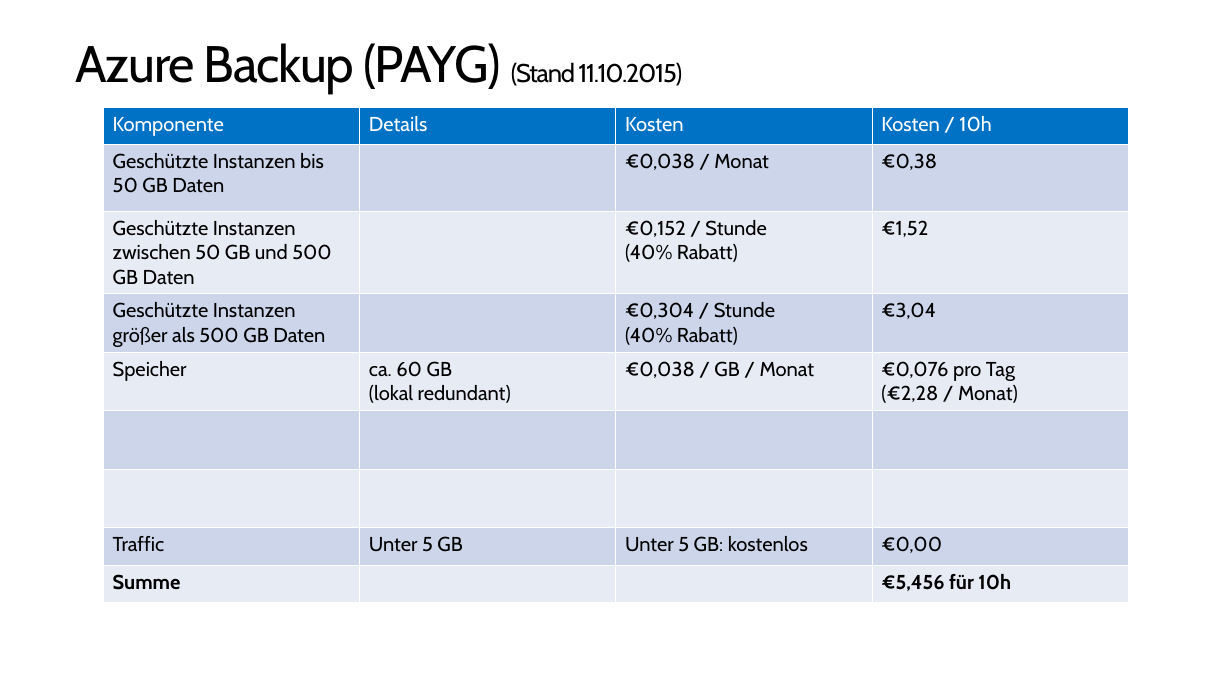
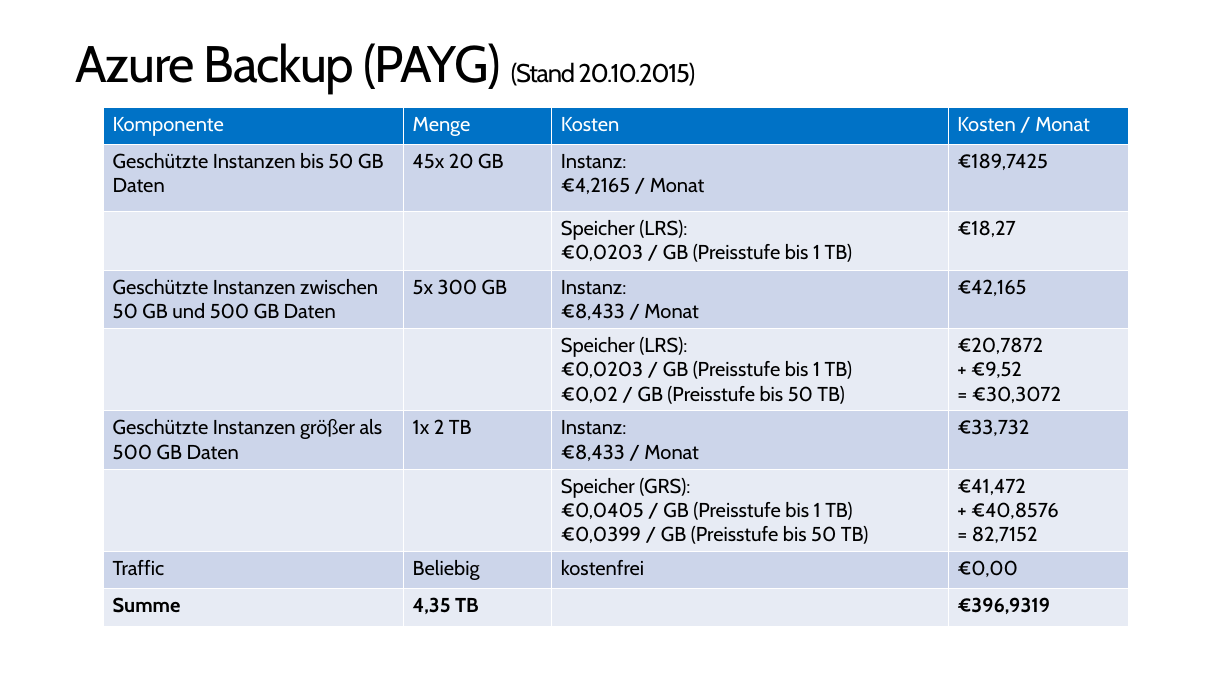
Before and after one commit to pkirch/hybridit15, a slide deck: slide 8 of Modul3/FY16Q2 Azure Kosten & Sicherheit (IT Camp Hybrid IT).pptx. Drawn at 1232x693 pixels with LibreOffice and Linux fonts; fonts in the diff are those of the drawing. Boxes give left, top, right and bottom in pixels: in the first picture for what was removed or moved away, otherwise in the second. Text is boxed around its words. In the diff, an @@ line names an element or a change of style, - is before the commit and + after.

```diff
--- a/Modul3/FY16Q2 Azure Kosten & Sicherheit (IT Camp Hybrid IT).pptx
+++ b/Modul3/FY16Q2 Azure Kosten & Sicherheit (IT Camp Hybrid IT).pptx
@@ title at (x1=75, y1=43, x2=695, y2=93): text changed @@
-Azure Backup (PAYG) (Stand 11.10.2015)
+Azure Backup (PAYG) (Stand 20.10.2015)
@@ table at (x1=103, y1=107, x2=1129, y2=625) @@
-row 1, column 2: Details
+row 1, column 2: Menge
-row 1, column 4: Kosten / 10h
+row 1, column 4: Kosten / Monat
-row 2: Geschützte Instanzen bis 50 GB Daten |  | €0,038 / Monat | €0,38
+row 2: Geschützte Instanzen bis 50 GB Daten | 45x 20 GB | Instanz: / €4,2165 / Monat | €189,7425
-row 3: Geschützte Instanzen zwischen 50 GB und 500 GB Daten |  | €0,152 / Stunde / (40% Rabatt) | €1,52
+row 3:  |  | Speicher (LRS): / €0,0203 / GB (Preisstufe bis 1 TB) | €18,27
-row 4: Geschützte Instanzen größer als 500 GB Daten |  | €0,304 / Stunde / (40% Rabatt) | €3,04
+row 4: Geschützte Instanzen zwischen 50 GB und 500 GB Daten | 5x 300 GB | Instanz: / €8,433 / Monat | €42,165
-row 5: Speicher | ca. 60 GB / (lokal redundant) | €0,038 / GB / Monat | €0,076 pro Tag / (€2,28 / Monat)
+row 5:  |  | Speicher (LRS): / €0,0203 / GB (Preisstufe bis 1 TB) / €0,02 / GB (Preisstufe bis 50 TB) | €20,7872 / + €9,52 / = €30,3072
-row 6:  |  |  | 
+row 6: Geschützte Instanzen größer als 500 GB Daten | 1x 2 TB | Instanz: / €8,433 / Monat | €33,732
-row 7, column 3: 
+row 7, column 3: Speicher (GRS): / €0,0405 / GB (Preisstufe bis 1 TB) / €0,0399 / GB (Preisstufe bis 50 TB)
-row 7, column 4: 
+row 7, column 4: €41,472 / + €40,8576 / = 82,7152
-row 8, column 2: Unter 5 GB
+row 8, column 2: Beliebig
-row 8, column 3: Unter 5 GB: kostenlos
+row 8, column 3: kostenfrei
-row 9, column 2: 
+row 9, column 2: 4,35 TB
-row 9, column 4: €5,456 für 10h
+row 9, column 4: €396,9319
```
Also in this commit, not shown: 2 other slides changed, 1 slide removed.
